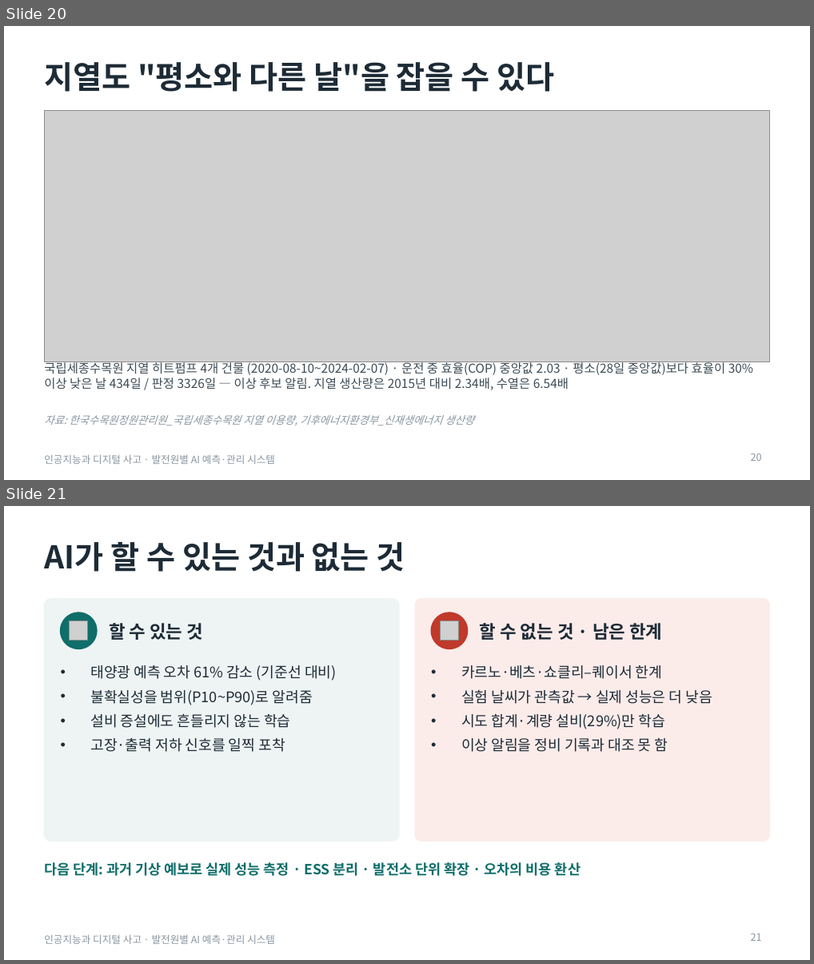
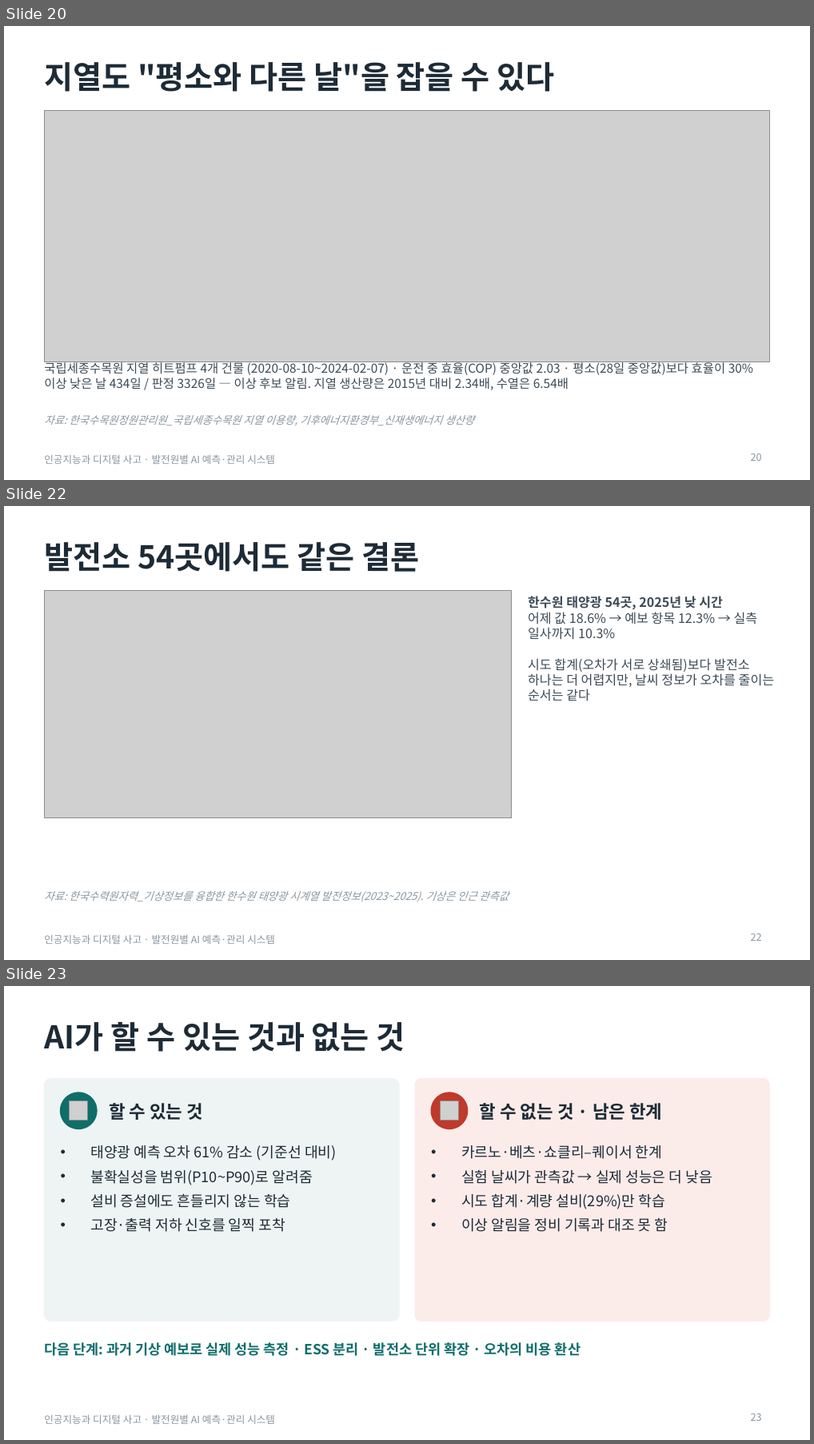
Before and after one commit to junseok7-cpu/hello, a slide deck: energy/report/발표자료.pptx. Shown one above the other, each under a label of ours: slides 20 and 21 before the commit, slides 20, 22 and 23 after it; the slides between them are not shown. The pictures are 814x964 and 814x1444 pixels, drawn with LibreOffice and Linux fonts; fonts in the diff are those of the drawing; grey boxes stand for pictures. Boxes give left, top, right and bottom in pixels: in the first picture for what was removed or moved away, otherwise in the second. Text is boxed around its words. In the diff, an @@ line names an element or a change of style, - is before the commit and + after.

```diff
--- a/energy/report/발표자료.pptx
+++ b/energy/report/발표자료.pptx
@@ slide 22 added at [4, 506, 810, 960], background #FFFFFF; not listed: 1 template element that a slide beside it also shows @@
@@ title added at [44, 542, 419, 572], 28 pt, text #1D2B36, bold @@
+발전소 54곳에서도 같은 결론
@@ picture added at [44, 591, 512, 818] @@
@@ text added at [528, 596, 774, 701], 11.5 pt, text #3C4A55 @@
+한수원 태양광 54곳, 2025년 낮 시간
+어제 값 18.6% → 예보 항목 12.3% → 실측 일사까지 10.3%
+시도 합계(오차가 서로 상쇄됨)보다 발전소 하나는 더 어렵지만, 날씨 정보가 오차를 줄이는 순서는 같다
@@ text added at [44, 891, 509, 902], 9.5 pt, text #8A96A0, italic @@
+자료: 한국수력원자력_기상정보를 융합한 한수원 태양광 시계열 발전정보(2023~2025). 기상은 인근 관측값
@@ page number added at [751, 932, 762, 940], 9 pt, text #8A96A0 @@
+22
@@ what was slide 21 is now slide 23 @@
@@ page number at [751, 1412, 762, 1420]: text changed @@
-21
+23
```
Also in this commit, not shown: 1 other slide added, 11 other files.
